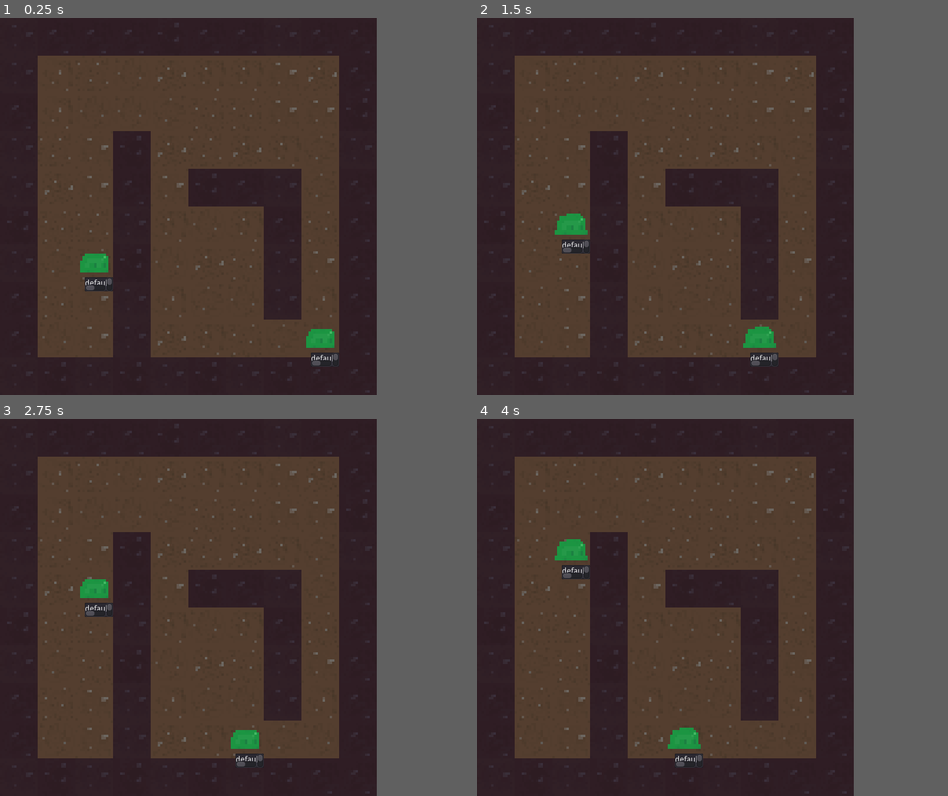
Above: before the commit, frames 1-4 (two rows, left to right).
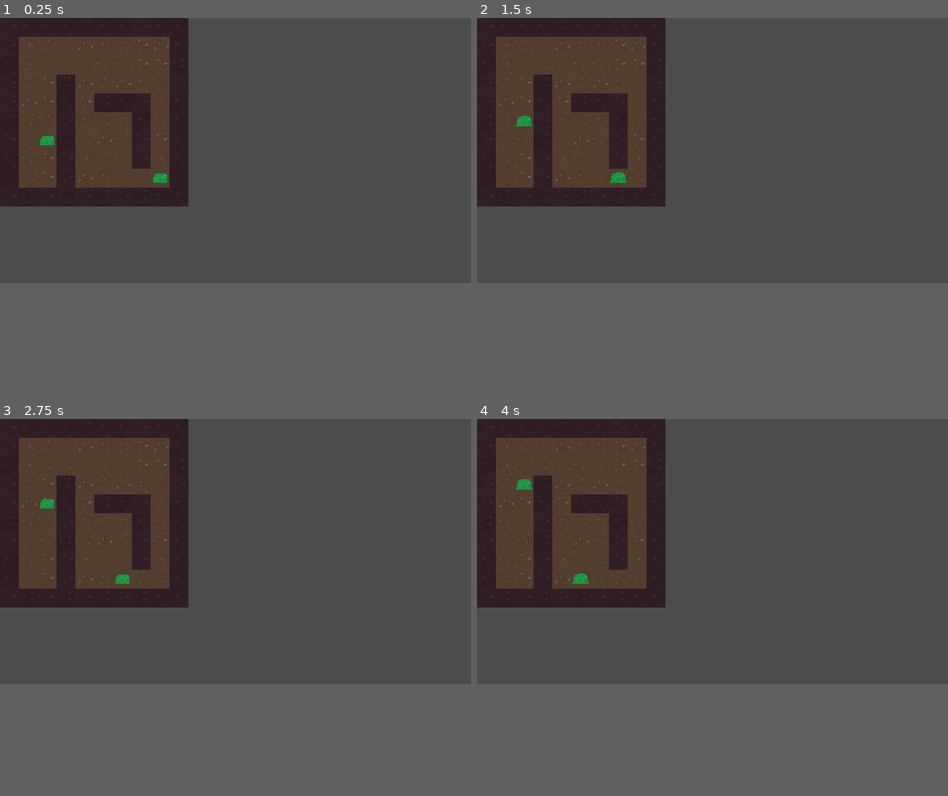
Above: after the commit, the same moments.

Repository: TuoLiYinLi/MonsterSmelter
Game: Godot game, scene res://test_3.tscn
The game is run twice, just before and just after one commit, with the same random seed, the same clock (stepped at 60 frames per second) and the same inputs.
Inputs:
- Up to frame 1 (0.25 s): no input
- Up to frame 2 (1.5 s): tap Enter at 0.5 s
- Up to frame 3 (2.75 s): tap Space at 2 s
- Up to frame 4 (4 s): tap Enter at 2.75 s
In our replay, the window is 640x640 before the commit and 800x450 after it. These sizes can differ from the game's own. Grey fills any space a smaller window leaves; there, only what the larger window draws over its background counts as a difference.

The runs differ from the first frame. In frame 1, 59% of the frame differs, in the area x 0-80%, y 0-100%; in frame 2, 59%; in frame 3, 59%; in frame 4, 59%.

Commit message:
Bug修改
*修改了无外墙时报错问题
*修改了子弹射击方向旋转角度

Diff:
--- a/System/BattleEntity/BattleEntity.gd
+++ b/System/BattleEntity/BattleEntity.gd
@@ -3,8 +3,6 @@
 extends Node2D
 
 
-func _ready():
-	$TextEdit.text = self.description
 
 # 此实体的信息文字说明
 var description:String = "default_battle_entity_info"
--- a/System/BattleEntity/BattleEntity.tscn
+++ b/System/BattleEntity/BattleEntity.tscn
@@ -50,9 +50,3 @@
 playing = true
 
 [node name="weapon_pivot" type="Node2D" parent="."]
-
-[node name="TextEdit" type="TextEdit" parent="."]
-margin_left = -16.0
-margin_top = 24.0
-margin_right = 32.0
-margin_bottom = 48.0
--- a/System/Global/G.gd
+++ b/System/Global/G.gd
@@ -24,8 +24,8 @@
 
 var spawn_manager:SpawnManager
 
+var battle_entity_pivot:Node2D
 
-var battle_entity_pivot:Node2D
 var projectile_pivot:Node2D
 
 # 所有的building对象节点都放在这个节点下
@@ -60,10 +60,12 @@
 	print("[G] 准备初始化")
 	print("[G] 加载 ground_pivot")
 	ground_pivot = Node2D.new()
+	ground_pivot.name="ground_pivot"
 	add_child(ground_pivot)
 
 	print("[G] 加载 building_pivot")
 	building_pivot = Node2D.new()
+	building_pivot.name="building_pivot"
 	add_child(building_pivot)
 
 	print("[G] 加载 grid_manager")
@@ -79,6 +81,7 @@
 	add_child(spawn_manager)
 
 	print("[G] 初始化完成")
+
 
 # ----------------------------------------------------------------------
 # 导出寻路网格
--- a/System/GridManager/GridManager.gd
+++ b/System/GridManager/GridManager.gd
@@ -109,6 +109,7 @@
 	#导出普通地图
 	var mt = to_navigate_matrix(G,"simple_navigate_matrix")
 
+
 	#检测x轴上是否有怪物
 	for i in range(grid.index_x-distance,grid.index_x+distance+1):
 		if i<0 or i>=len(mt[0]) or i == grid.index_x:
--- a/System/Ground/Ground.tscn
+++ b/System/Ground/Ground.tscn
@@ -10,3 +10,4 @@
 scale = Vector2( 4, 4 )
 texture = ExtResource( 2 )
 hframes = 8
+frame = 7
--- a/System/PathFinder/PathFinder.gd
+++ b/System/PathFinder/PathFinder.gd
@@ -146,7 +146,9 @@
 		final_x = start[0]
 		final_y = start[1]
 		for i in range(4):
-			if map[final_x + xx[i]][final_y + yy[i]] < mins:
+			if final_x + xx[i]>=10 or final_x + xx[i]<0 or final_y + yy[i]>=10 or final_y + yy[i]<0:
+				continue
+			elif map[final_x + xx[i]][final_y + yy[i]] < mins:
 				next_x = final_x + xx[i]
 				next_y = final_y + yy[i]
 				mins = map[final_x + xx[i]][final_y + yy[i]]
--- a/System/PathFinder/PathFinder.tscn
+++ b/System/PathFinder/PathFinder.tscn
@@ -2,5 +2,5 @@
 
 [ext_resource path="res://System/PathFinder/PathFinder.gd" type="Script" id=1]
 
-[node name="Node2D" type="Node2D"]
+[node name="PathFinder" type="Node2D"]
 script = ExtResource( 1 )
--- a/System/Projectile/Projectile.gd
+++ b/System/Projectile/Projectile.gd
@@ -34,6 +34,16 @@
 	self.through = 0
 	self.collision_destory = 0
 	self.life_time = 2
+	#设置旋转角度Z
+	match self.direction:
+		1:
+			self.rotation_degrees = -90.0
+		2:
+			self.rotation_degrees = 90.0
+		3:
+			self.rotation_degrees = 180.0
+		4:
+			self.rotation_degrees = 0.0
 
 #up 1 down 2 left 3 right 4
 func _physics_process(delta):
--- a/System/Projectile/Projectile.tscn
+++ b/System/Projectile/Projectile.tscn
@@ -19,13 +19,14 @@
 "frames": [ SubResource( 3 ), SubResource( 4 ) ],
 "loop": true,
 "name": "default",
-"speed": 5.0
+"speed": 6.0
 } ]
 
 [node name="Projectile" type="Node2D"]
 script = ExtResource( 1 )
 
 [node name="Area2D" type="Area2D" parent="."]
+rotation = 6.28319
 collision_layer = 0
 
 [node name="CollisionShape2D" type="CollisionShape2D" parent="Area2D"]
@@ -35,5 +36,7 @@
 position = Vector2( 9.53674e-07, -1.63913e-07 )
 scale = Vector2( 4, 4 )
 frames = SubResource( 2 )
+frame = 1
+playing = true
 
 [connection signal="area_entered" from="Area2D" to="." method="on_enter_area"]
--- a/System/SpawnManager/SpawnManager.gd
+++ b/System/SpawnManager/SpawnManager.gd
@@ -29,8 +29,13 @@
 	G.building_pivot.add_child(obj)
 
 # 生成 投射物 小粘液球
-func spawn_projectile_little_slime_ball(grid_x:int,grid_y:int,direction:int):
-	pass
+func spawn_projectile_little_slime_ball(host:BattleEntity,direction:int):
+	var bullet = G.projectile.instance()
+	bullet.set_host(host,direction)
+	host.get_parent().add_child(bullet)
+	bullet.global_position = host.position
+	host.attack_cd += 1
+
 
 var ground_dirt:PackedScene = load("res://System/Ground/Ground.tscn")
 
--- a/System/Weapon/Weapon.gd
+++ b/System/Weapon/Weapon.gd
@@ -29,15 +29,10 @@
 		if(direction):
 			if(get_host().attack_cd<=0):
 				print("[Weapon] 进入攻击范围，发动战斗")
-#				get_host().offence(get_target())
 				#生成子弹 Z
 				print("[Weapon] 发射子弹")
-				var bullet = G.projectile.instance()
-				bullet.set_host(get_host(),direction)
-				get_host().get_parent().add_child(bullet)
-				bullet.global_position = global_position
+				G.spawn_manager.spawn_projectile_little_slime_ball(get_host(),direction)
 
-				get_host().attack_cd += 1
 		# 在范围外则进行寻路靠近目标
 		else:
 			#使用权值地图计算 Z
--- a/project.godot
+++ b/project.godot
@@ -95,8 +95,9 @@
 
 [display]
 
-window/size/width=640
-window/size/height=640
+window/size/width=1600
+window/size/height=900
+window/size/resizable=false
 
 [logging]
 
